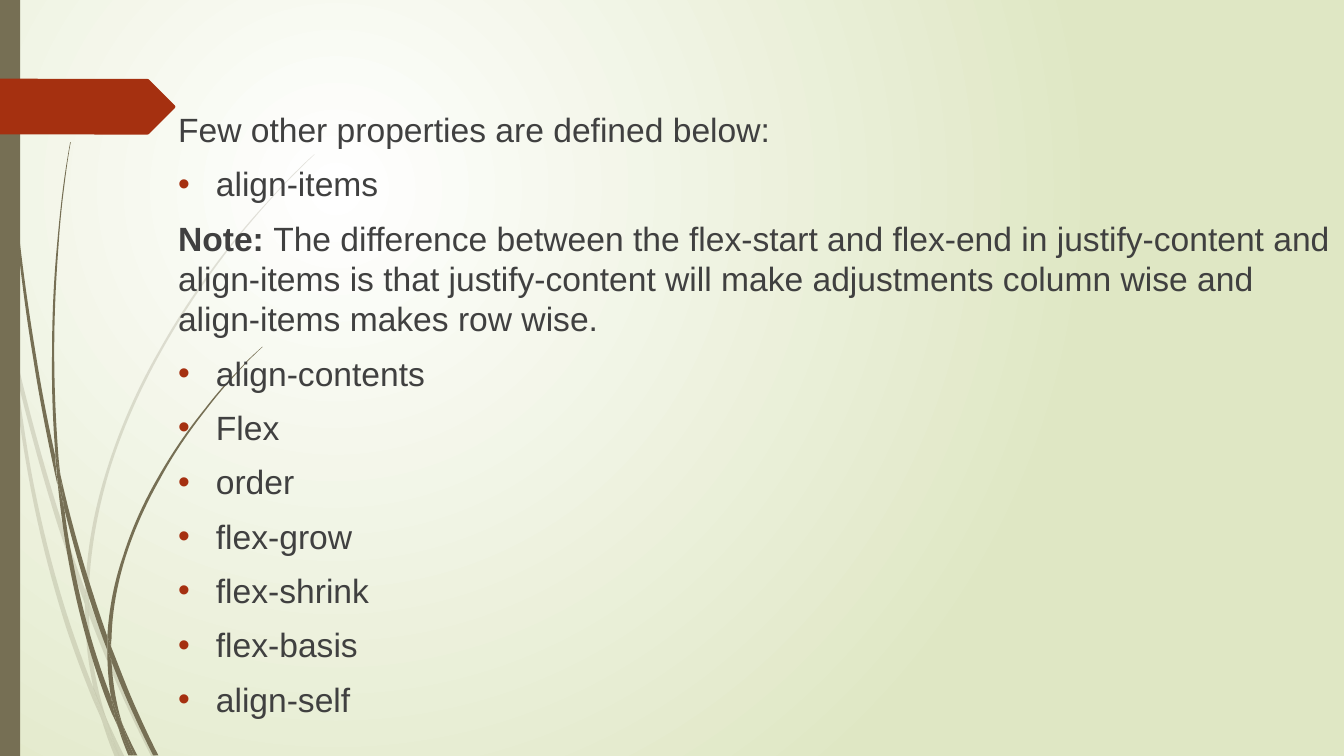
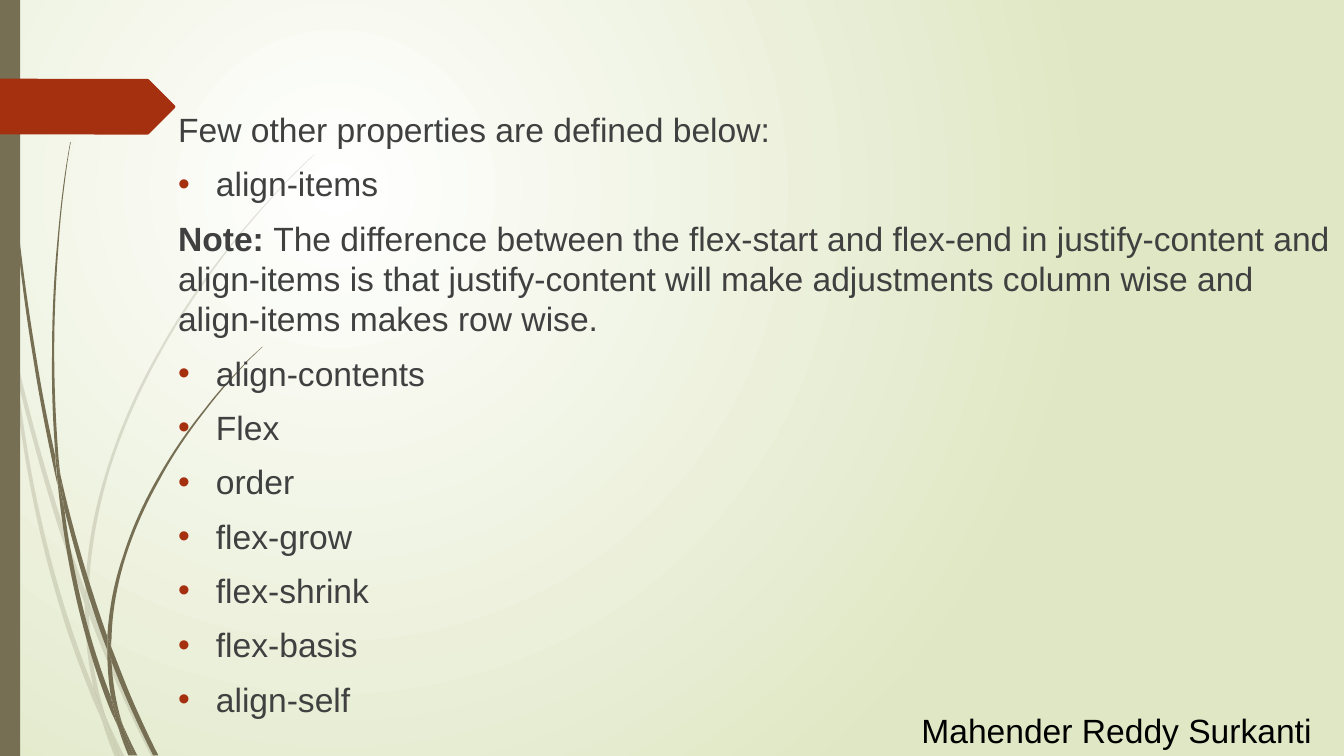
Before and after one commit to Rithima-Reddy/CSS-FLEXBOX, a slide deck: slide 9 of Group No.pptx. Drawn at 1344x756 pixels with LibreOffice and Linux fonts; fonts in the diff are those of the drawing. Boxes give left, top, right and bottom in pixels: in the first picture for what was removed or moved away, otherwise in the second. Text is boxed around its words. In the diff, an @@ line names an element or a change of style, - is before the commit and + after.

```diff
--- a/Group No.pptx
+++ b/Group No.pptx
@@ text added at bbox=[921, 718, 1311, 750], 24 pt, text #000000 @@
+Mahender Reddy Surkanti
```
Also in this commit, not shown: 9 other slides changed.
